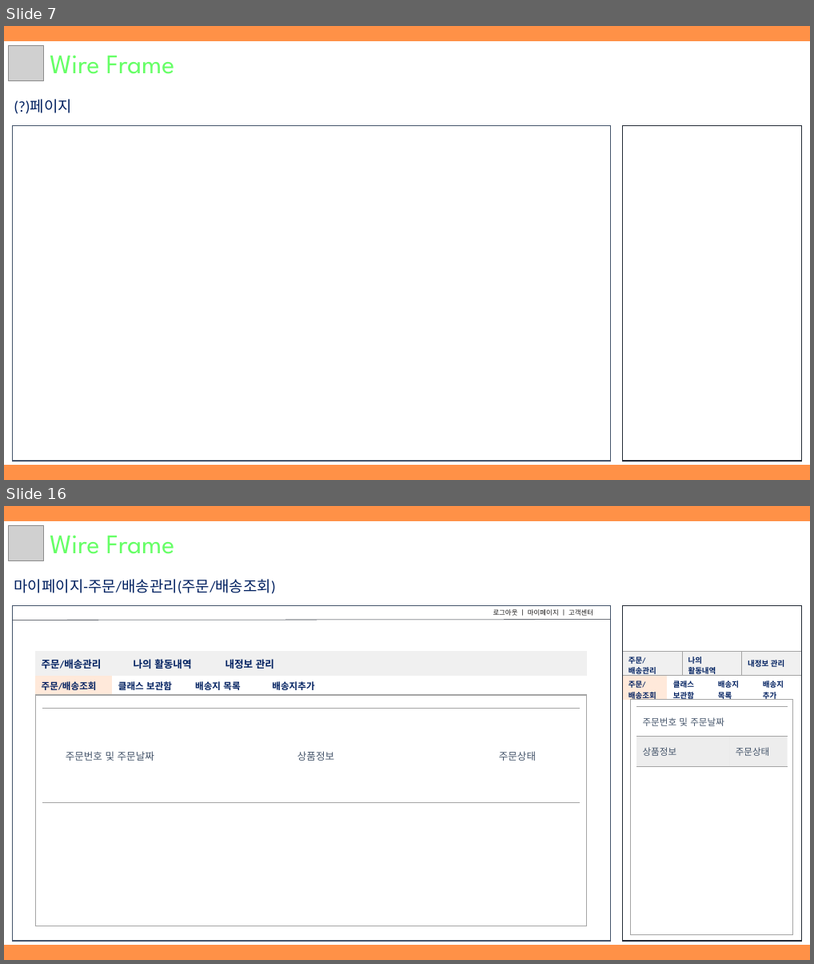
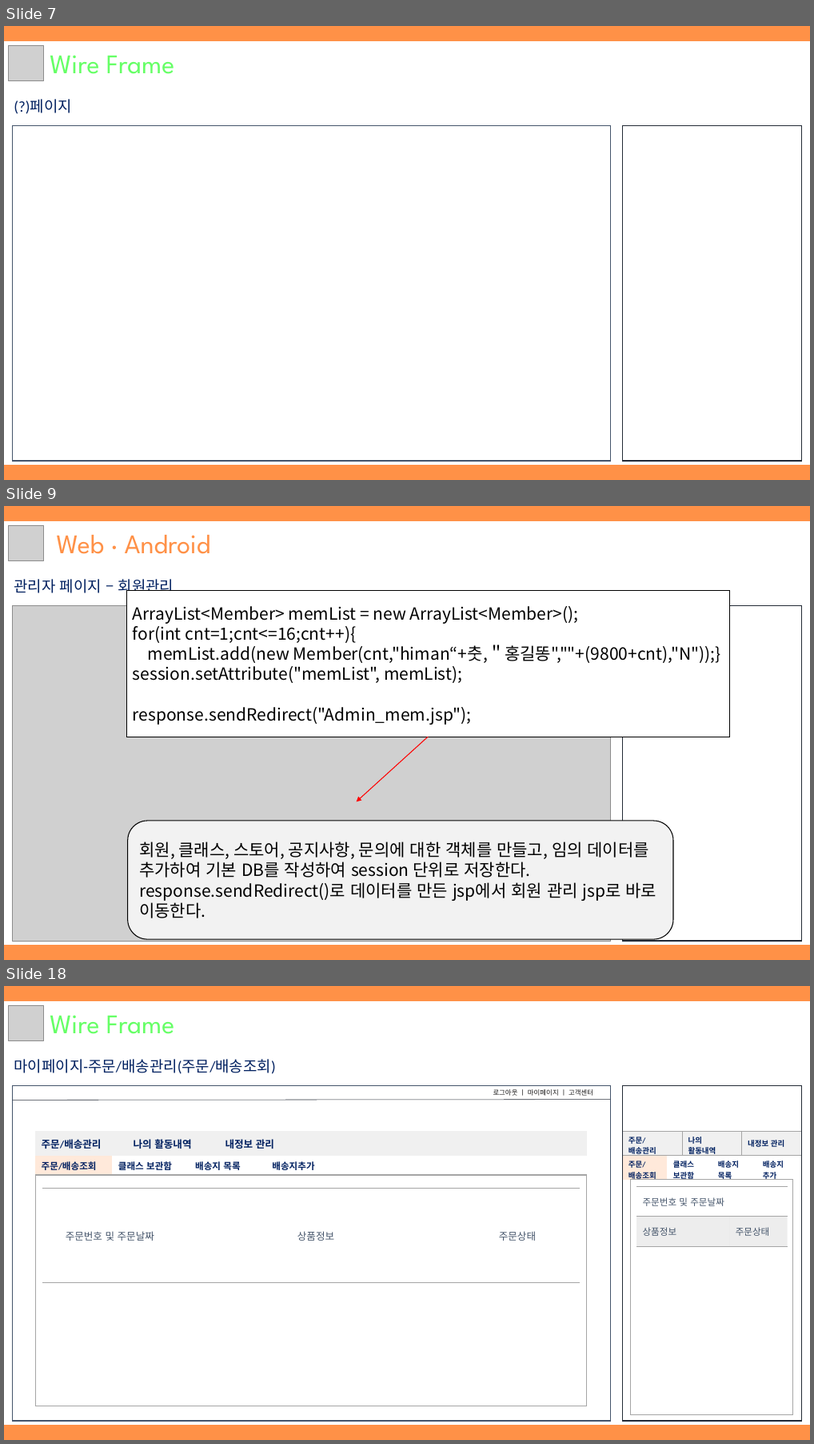
Before and after one commit to hhsw07/ezen-academy-projects, a slide deck: WebContent/cmk/document/3조 원데이클래스.pptx. Shown one above the other, each under a label of ours: slides 7 and 16 before the commit, slides 7, 9 and 18 after it; the slides between them are not shown. The pictures are 814x964 and 814x1444 pixels, drawn with LibreOffice and Linux fonts; fonts in the diff are those of the drawing; grey boxes stand for pictures. Boxes give left, top, right and bottom in pixels: in the first picture for what was removed or moved away, otherwise in the second. Text is boxed around its words. In the diff, an @@ line names an element or a change of style, - is before the commit and + after.

```diff
--- a/WebContent/cmk/document/3조 원데이클래스.pptx
+++ b/WebContent/cmk/document/3조 원데이클래스.pptx
@@ slide 9 added at [4, 506, 810, 960], background #FF9147 @@
@@ rectangle added at [4, 522, 810, 944], fill #FFFFFF, outline #FFFFFF 1 pt @@
@@ picture added at [8, 525, 44, 561] @@
@@ text added at [57, 535, 211, 554], 32 pt, text #FF9147 @@
+Web · Android
@@ text added at [14, 579, 174, 596], 18 pt, text #002060 @@
+관리자 페이지 – 회원관리
@@ rectangle added at [127, 591, 730, 736], fill #FFFFFF, outline #000000 1 pt, 20 pt, text #000000 @@
+ArrayList<Member> memList = new ArrayList<Member>();
+for(int cnt=1;cnt<=16;cnt++){
+memList.add(new Member(cnt,"himan“+춧,＂홍길똥",""+(9800+cnt),"N"));}
+session.setAttribute("memList", memList);
+response.sendRedirect("Admin_mem.jsp");
@@ picture added at [13, 606, 610, 940] @@
@@ rectangle added at [623, 606, 802, 940], fill #FFFFFF, outline #222A35 1 pt @@
@@ arrow added from (428, 736) to (357, 802), #FF0000 1 pt @@
@@ rounded rectangle added at [128, 820, 674, 939], fill #F2F2F2, outline #000000 1 pt, 20 pt, text #000000 @@
+회원, 클래스, 스토어, 공지사항, 문의에 대한 객체를 만들고, 임의 데이터를 추가하여 기본 DB를 작성하여 session 단위로 저장한다.
+response.sendRedirect()로 데이터를 만든 jsp에서 회원 관리 jsp로 바로 이동한다.
@@ what was slide 16 is now slide 18 @@
```
Also in this commit, not shown: 8 slides changed, 1 other slide added, 4 other files.
